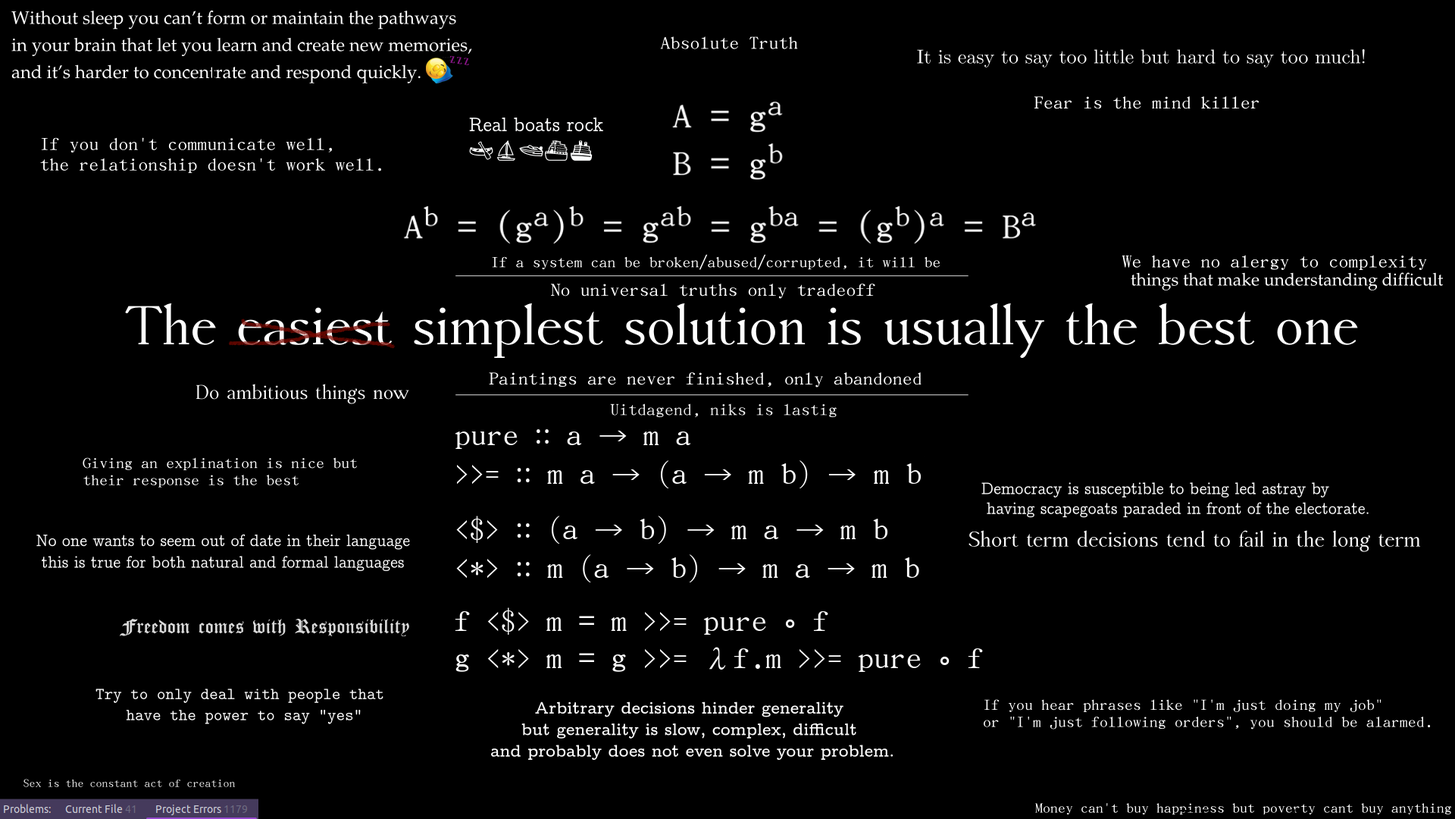
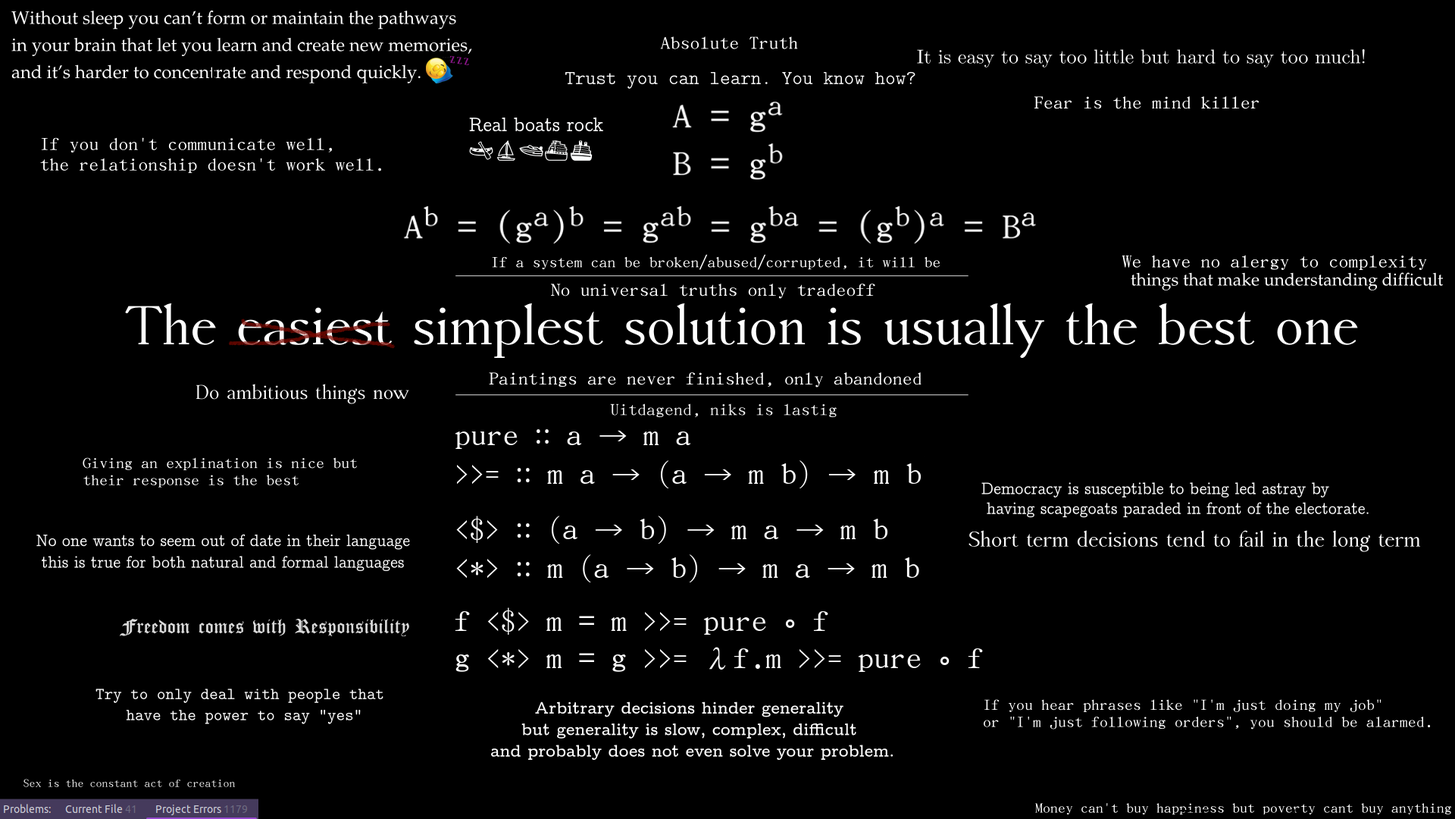
The second 1455 x 819 image is a revision of the first. Changes to its layers:
painted on "Tekenlaag 3 (geplakt)" over (565, 71, 916, 89)
painted on "sleep + arbitrary hinders" over (565, 71, 916, 89)
painted on "background" over (565, 71, 916, 89)
